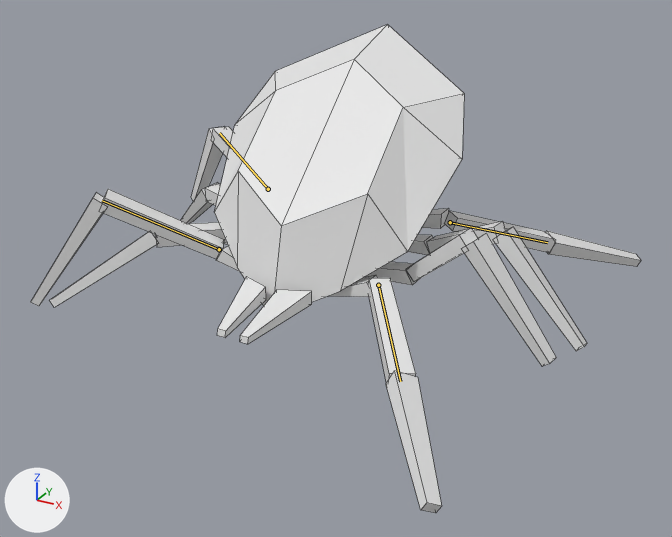
An edit to the Blender file Enemies/Paramite.blend, drawn before and after from the same camera.
Before and after are seen from a camera (50 mm lens) standing at (4.24, -7.34, 2.49) and looking at (0.24, -0.05, -1.16). Lighting does not change. The marker at lower left points along +X, +Y and +Z. The older version comes first. Both versions are drawn at frame 6 of the action 'panicked_run_loop'; the numbers are the values there. The bones that change are drawn over the model as lines. Mesh edges are drawn as thin lines.

In view in the first picture: 'Body', 'LeftMandible', 'LeftMiddleBackShin', 'LeftMiddleFrontShin', 'LeftVeryBackShin', 'LeftVeryBackThigh', 'LeftVeryFrontShin', 'LeftVeryFrontThigh', 'RightMandible', 'RightMiddleFrontShin', 'RightVeryBackShin', 'RightVeryBackThigh', 'RightVeryFrontShin', 'RightVeryFrontThigh' and 5 more.
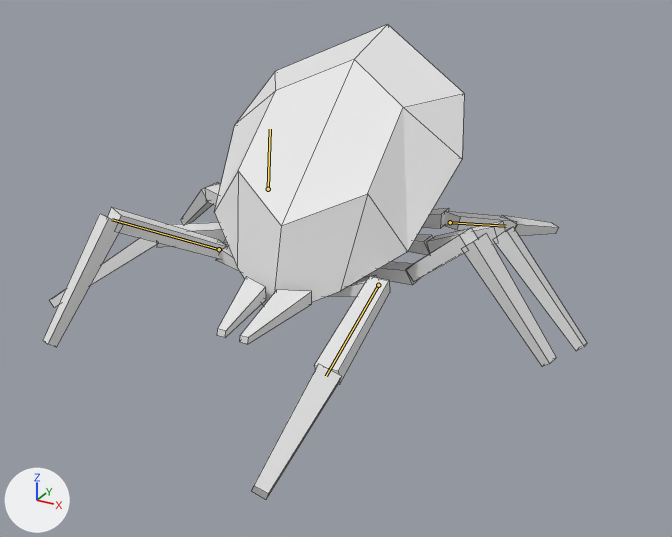
Where the change shows, as pixel boxes (x1, y1, x2, y2) in the pictures (672 x 537 px):
'LeftVeryFrontShin', posed (60% wider)
    before: (386, 371, 442, 513)
    after: (251, 364, 341, 499)
'LeftVeryFrontThigh', posed (64% wider)
    before: (369, 278, 415, 383)
    after: (314, 277, 390, 385)
'RightVeryFrontShin', posed (18% taller)
    before: (31, 193, 107, 306)
    after: (43, 213, 123, 347)
'RightVeryFrontThigh', posed (25% shorter)
    before: (102, 189, 224, 259)
    after: (107, 207, 227, 259)
'LeftVeryBackShin', posed (39% narrower, 41% shorter)
    before: (546, 231, 641, 267)
    after: (501, 215, 559, 236)
'LeftVeryBackThigh', posed
    before: (445, 211, 556, 253)
    after: (444, 212, 517, 231)
'RightVeryBackShin', posed (not visible afterwards)
    before: (191, 127, 223, 201)
'RightVeryBackThigh', posed (not visible afterwards)
    before: (211, 127, 233, 157)
bone 'Bone.002.L', root to tip
    before: (450, 222) to (547, 242)
    after: (450, 222) to (506, 226)
bone 'Bone.008.L', root to tip
    before: (378, 285) to (400, 381)
    after: (378, 285) to (326, 376)
bone 'Bone.002.R', root to tip
    before: (268, 189) to (219, 133)
    after: (268, 189) to (270, 129)
bone 'Bone.008.R', root to tip
    before: (219, 249) to (102, 200)
    after: (219, 249) to (112, 219)

Diff of the bpy script that builds the scene:
```diff
--- a/Enemies/Paramite.blend.py
+++ b/Enemies/Paramite.blend.py
@@ bone_bone_002_l @@
 bone_bone_002_l = bpy.data.objects['Armature'].pose.bones['Bone.002.L']  # child of 'Bone'
-bone_bone_002_l.rotation_quaternion = (0.899, -0.407, -0.041, -0.155)  # degrees (-47, -11, -15)
+bone_bone_002_l.rotation_quaternion = (0.764, -0.626, -0.08, -0.139)  # degrees (-78, -17, -7)
@@ bone_bone_008_l @@
 bone_bone_008_l = bpy.data.objects['Armature'].pose.bones['Bone.008.L']  # child of 'Bone'
-bone_bone_008_l.rotation_quaternion = (0.881, 0.454, 0.047, -0.122)  # degrees (54, 11, -10)
+bone_bone_008_l.rotation_quaternion = (0.734, 0.667, 0.078, -0.107)  # degrees (84, 15, -3)
@@ bone_bone_002_r @@
 bone_bone_002_r = bpy.data.objects['Armature'].pose.bones['Bone.002.R']  # child of 'Bone'
-bone_bone_002_r.rotation_quaternion = (0.96, -0.239, -0.007, -0.148)  # degrees (-27, -5, -16)
+bone_bone_002_r.rotation_quaternion = (0.865, -0.479, -0.045, -0.141)  # degrees (-57, -12, -12)
@@ bone_bone_008_r @@
 bone_bone_008_r = bpy.data.objects['Armature'].pose.bones['Bone.008.R']  # child of 'Bone'
-bone_bone_008_r.rotation_quaternion = (0.925, 0.292, 0.034, -0.24)  # degrees (32, 12, -26)
+bone_bone_008_r.rotation_quaternion = (0.818, 0.522, 0.093, -0.222)  # degrees (62, 23, -17)
```
